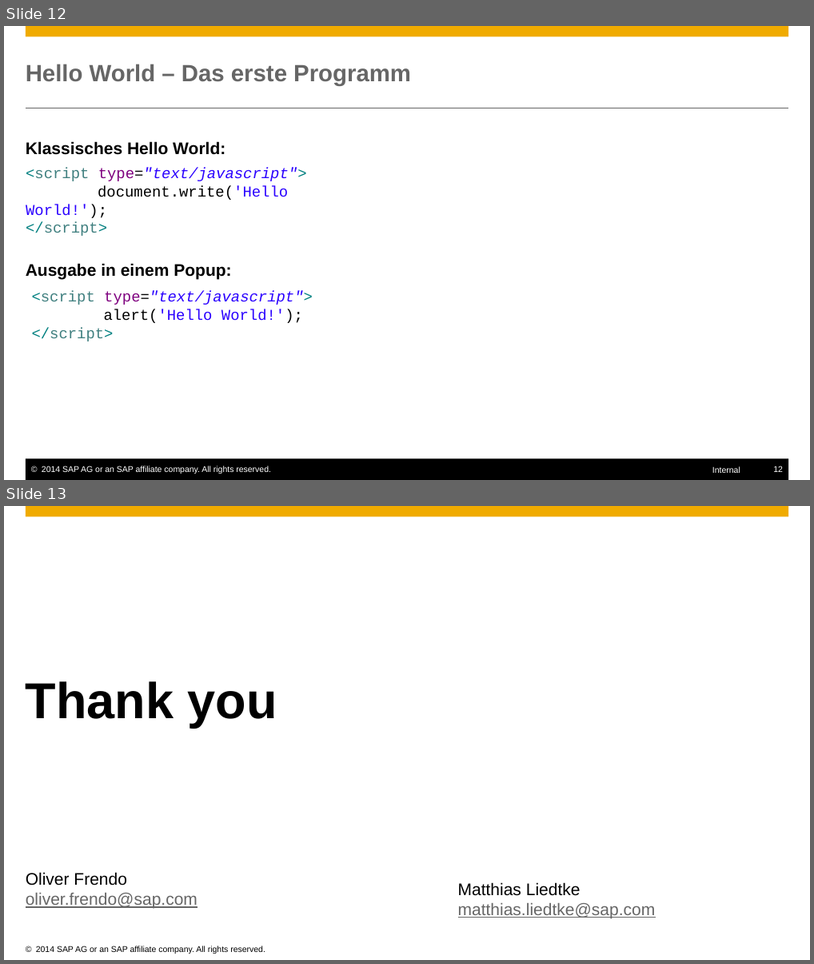
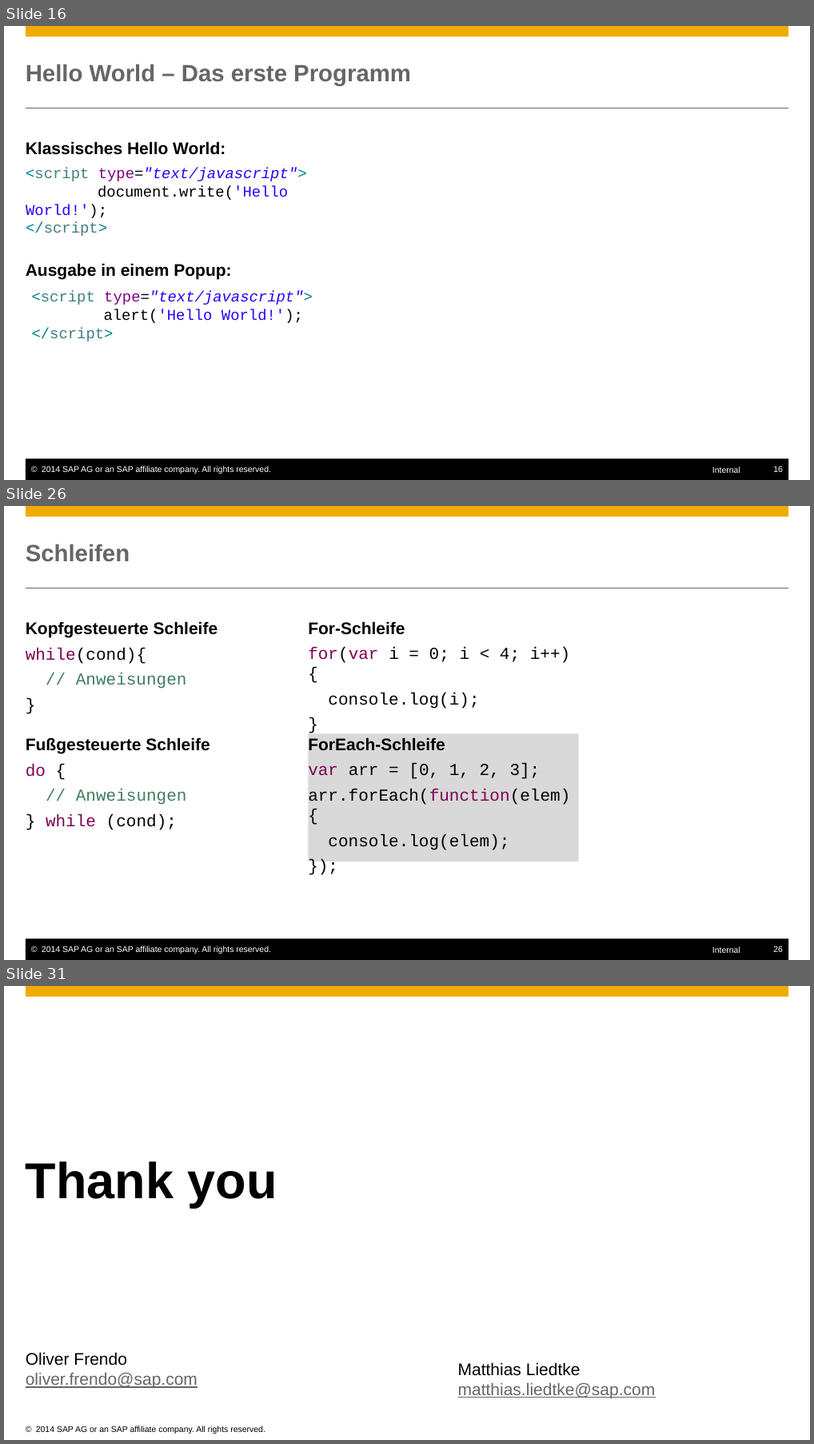
Before and after one commit to ofrendo/JSCrossCourse, a slide deck: JSCrosscourse.pptx. Shown one above the other, each under a label of ours: slides 12 and 13 before the commit, slides 16, 26 and 31 after it; the slides between them are not shown. The pictures are 814x964 and 814x1444 pixels, drawn with LibreOffice and Linux fonts; fonts in the diff are those of the drawing; background and template pictures are left out. Boxes give left, top, right and bottom in pixels: in the first picture for what was removed or moved away, otherwise in the second. Text is boxed around its words. In the diff, an @@ line names an element or a change of style, - is before the commit and + after.

```diff
--- a/JSCrosscourse.pptx
+++ b/JSCrosscourse.pptx
@@ slide 26 added at (x1=4, y1=506, x2=810, y2=960), background #FFFFFF; not listed: 6 template elements that a slide beside it also shows @@
@@ title added at (x1=26, y1=544, x2=130, y2=562), 28 pt, text #666666, bold @@
+Schleifen
@@ text added at (x1=26, y1=621, x2=218, y2=830), 20 pt, text #000000 @@
+Kopfgesteuerte Schleife
+  while(cond){
+  // Anweisungen
+  }
+Fußgesteuerte Schleife
+  do {
+  // Anweisungen
+  } while (cond);
@@ text added at (x1=308, y1=621, x2=570, y2=708), 20 pt, text #000000 @@
+For-Schleife
+  for(var i = 0; i < 4; i++){
+  console.log(i);
+  }
@@ rectangle added at (x1=308, y1=733, x2=579, y2=861), fill #D9D9D9, 20 pt, text #000000 @@
+ForEach-Schleife
+  var arr = [0, 1, 2, 3];
+  arr.forEach(function(elem){
+  console.log(elem);
+  });
@@ what was slide 12 is now slide 16 @@
@@ page number at (x1=774, y1=465, x2=783, y2=472): text changed @@
-12
+16
@@ what was slide 13 is now slide 31 @@
```
Also in this commit, not shown: 7 slides changed, 17 other slides added, 1 other file.
